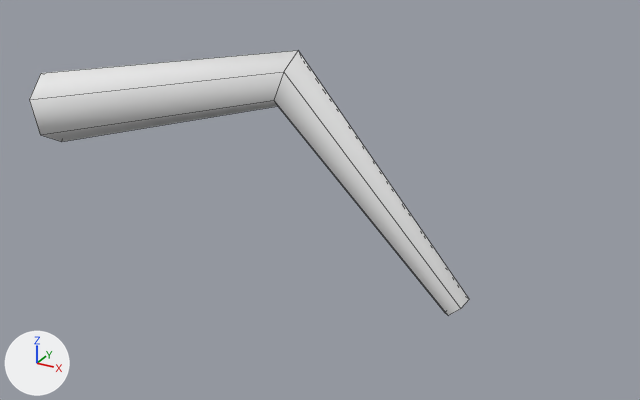
Renders of the FBX model unity/Assets/Art/Models/Kuwagata_Leg1.fbx from each side of a commit.
Before and after are seen from a 50 mm lens placed at (0.538, -0.514, 0.227), pointed at (0.236, 0.036, -0.048). The lights are fixed; the arrows at lower left show +X, +Y and +Z. The older version comes first. Mesh edges are drawn as thin lines. Where no turn or scale is listed for an object, it has been applied to the vertices.

The first picture shows 'Kuwagata_Leg1'.
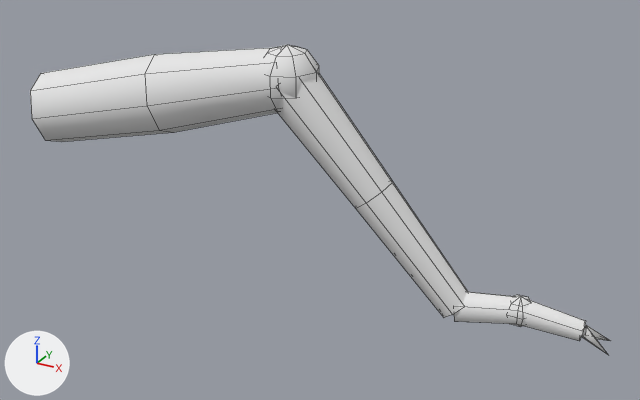
What differs and where, as boxes [x1, y1, x2, y2] in the pictures (640 x 400 px; the box of a moved part takes in the faces that stretch with it):
```json
{"object": "Kuwagata_Leg1", "change": "reshaped", "before": [29, 51, 469, 315], "after": [30, 45, 610, 355], "on screen": "32% wider, 17% taller"}
{"part": 1, "of": "me_kuwagata_leg1", "change": "added", "after": [266, 45, 319, 105]}
{"part": 2, "of": "me_kuwagata_leg1", "change": "added", "after": [511, 295, 530, 327]}
{"part": 3, "of": "me_kuwagata_leg1", "change": "added", "after": [276, 73, 468, 317]}
{"part": 4, "of": "me_kuwagata_leg1", "change": "added", "after": [454, 292, 586, 341]}
{"part": 5, "of": "me_kuwagata_leg1", "change": "moved or reshaped", "before": [29, 51, 469, 315], "after": [30, 47, 279, 142]}
{"part": 6, "of": "me_kuwagata_leg1", "change": "added", "after": [581, 325, 610, 355]}
```

Scene script edits in JSON lines:
```json
{"block": "me_kuwagata_leg1", "where": "# used by ob_kuwagata_leg1; location = (0.0, 0.0, 0.0)"}
{"block": "me_kuwagata_leg1", "where": "# verts and faces of me_kuwagata_leg1; kept vertices keep their numbers, new ones are numbered from 18"}
{"op": "remove", "block": "me_kuwagata_leg1", "code": "me_kuwagata_leg1.from_pydata(...)  # 18 vertices, 12 faces; spans x -0.009..0.349, y -0.026..0.081, z -0.138..0.062"}
{"op": "add", "block": "me_kuwagata_leg1", "code": "me_kuwagata_leg1.from_pydata(...)  # 130 vertices, 116 faces; spans x -0.009..0.457, y -0.029..0.097, z -0.144..0.066"}
{"block": "me_kuwagata_leg1", "change": "me_kuwagata_leg1 part 1: a new loose piece, a UV sphere (8 segments, 5 rings, poles along z) spanning x 0.175..0.225, y 0.025..0.075, z 0.014..0.066, in mat_vertexcolor (white #e7e7e7)"}
{"block": "me_kuwagata_leg1", "change": "me_kuwagata_leg1 part 2: a new loose piece, a UV sphere (6 segments, 4 rings, poles along z) spanning x 0.375..0.4, y 0.066..0.088, z -0.137..-0.111, in mat_vertexcolor (white #e7e7e7)"}
{"block": "me_kuwagata_leg1", "change": "me_kuwagata_leg1 part 3: a new loose piece of 24 vertices spanning x 0.182..0.351, y 0.027..0.084, z -0.139..0.055, in mat_vertexcolor (white #e7e7e7)"}
{"block": "me_kuwagata_leg1", "change": "me_kuwagata_leg1 part 4: a new loose piece of 18 vertices spanning x 0.337..0.437, y 0.058..0.091, z -0.144..-0.112, in mat_vertexcolor (white #e7e7e7)"}
{"block": "me_kuwagata_leg1", "change": "me_kuwagata_leg1 part 5"}
{"block": "me_kuwagata_leg1", "change": "16 vertices are removed from x -0.009..0.349, y -0.026..0.081, z -0.138..0.062"}
{"block": "me_kuwagata_leg1", "change": "12 faces are deleted"}
{"block": "me_kuwagata_leg1", "change": "22 vertices are added at x -0.009..0.207, y -0.029..0.074, z -0.021..0.064"}
{"block": "me_kuwagata_leg1", "change": "16 new faces join them"}
{"block": "me_kuwagata_leg1", "change": "me_kuwagata_leg1 part 6"}
{"op": "add", "block": "me_kuwagata_leg1", "code": "verts[40] = (0.437, 0.083, -0.127)  # pixel (586, 326)"}
{"op": "add", "block": "me_kuwagata_leg1", "code": "verts[41] = (0.433, 0.078, -0.131)"}
{"op": "add", "block": "me_kuwagata_leg1", "code": "verts[42] = (0.433, 0.084, -0.136)"}
{"op": "add", "block": "me_kuwagata_leg1", "code": "verts[43] = (0.437, 0.089, -0.131)"}
{"op": "add", "block": "me_kuwagata_leg1", "code": "verts[44] = (0.457, 0.076, -0.142)  # pixel (608, 355)"}
{"op": "add", "block": "me_kuwagata_leg1", "code": "verts[45] = (0.437, 0.085, -0.127)  # pixel (586, 325)"}
{"op": "add", "block": "me_kuwagata_leg1", "code": "verts[46] = (0.438, 0.079, -0.131)  # pixel (585, 334)"}
{"op": "add", "block": "me_kuwagata_leg1", "code": "verts[47] = (0.433, 0.082, -0.136)"}
{"op": "add", "block": "me_kuwagata_leg1", "code": "verts[48] = (0.432, 0.088, -0.131)"}
{"op": "add", "block": "me_kuwagata_leg1", "code": "verts[49] = (0.454, 0.097, -0.142)  # pixel (610, 340)"}
{"op": "add", "block": "me_kuwagata_leg1", "code": "faces += [(40, 41, 44), (41, 42, 44), (42, 43, 44), (40, 44, 43), (45, 46, 49), (46, 47, 49)]"}
{"op": "add", "block": "me_kuwagata_leg1", "code": "faces += [(47, 48, 49), (45, 49, 48)]"}
```
